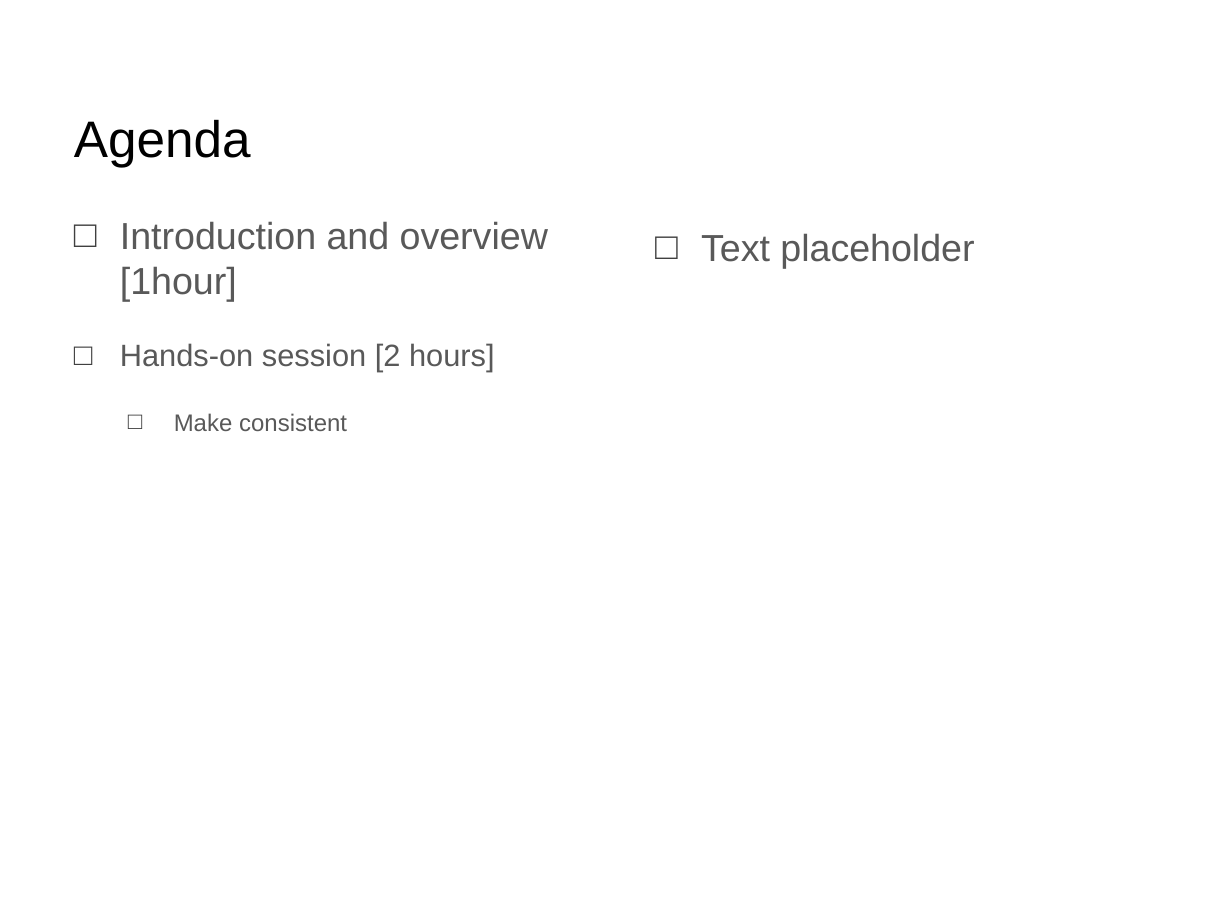
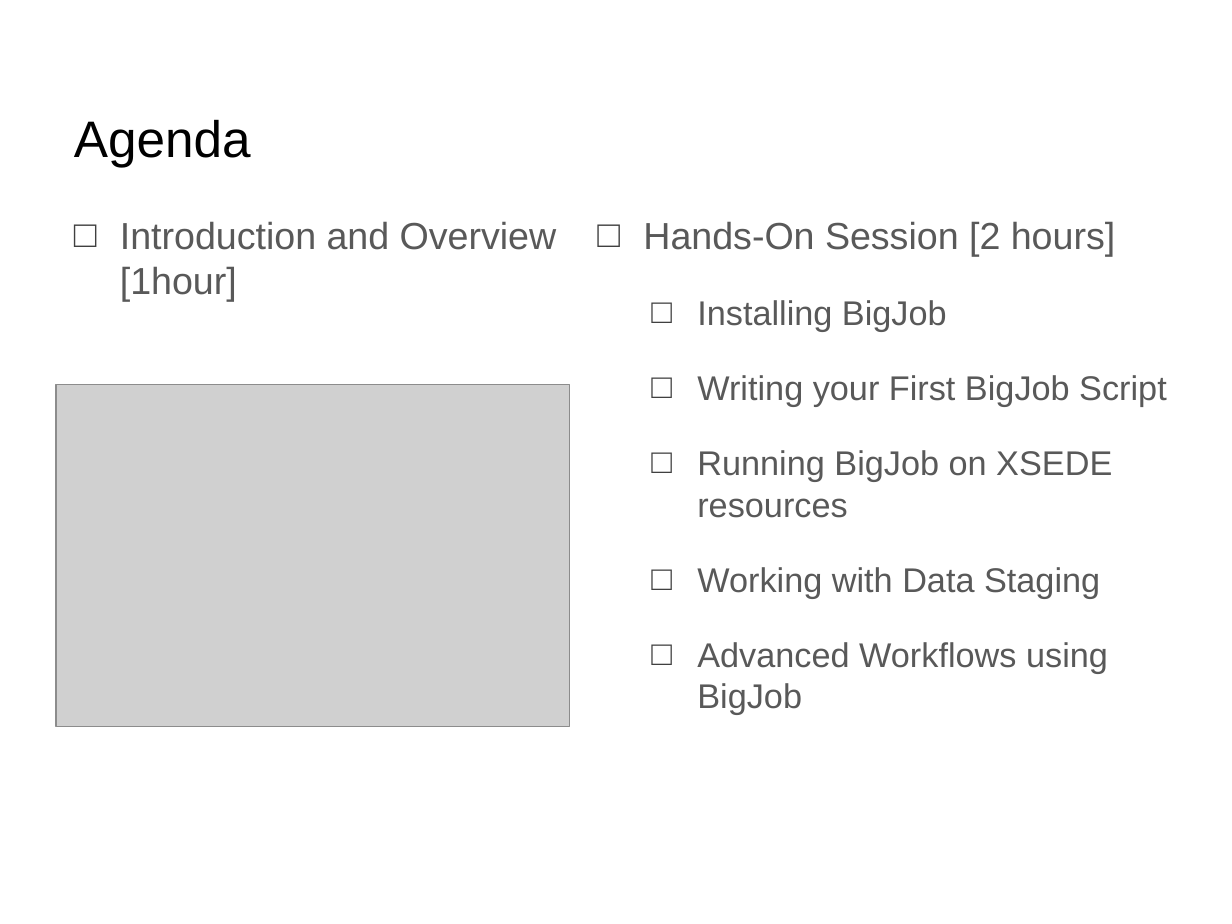
Before and after one commit to saga-project/presentations, a slide deck: slide 2 of Tutorials/2013-XSEDE-BigJob/BigJob-XSEDE-2013.pptx. Drawn at 1232x924 pixels with LibreOffice and Linux fonts; fonts in the diff are those of the drawing; grey boxes stand for pictures; background and template pictures are left out. Boxes give left, top, right and bottom in pixels: in the first picture for what was removed or moved away, otherwise in the second. Text is boxed around its words. In the diff, an @@ line names an element or a change of style, - is before the commit and + after.

```diff
--- a/Tutorials/2013-XSEDE-BigJob/BigJob-XSEDE-2013.pptx
+++ b/Tutorials/2013-XSEDE-BigJob/BigJob-XSEDE-2013.pptx
@@ text at bbox=[120, 221, 557, 301]: text changed @@
-□ Introduction and overview [1hour]
-□ Hands-on session [2 hours]
-  □ Make consistent
+□ Introduction and Overview [1hour]
@@ text added at bbox=[643, 221, 1167, 715], 20 pt, text #595959 @@
+□ Hands-On Session [2 hours]
+  □ Installing BigJob
+  □ Writing your First BigJob Script
+  □ Running BigJob on XSEDE resources
+  □ Working with Data Staging
+  □ Advanced Workflows using BigJob
@@ text removed at bbox=[701, 233, 974, 268] @@
-□ Text placeholder
@@ picture added at bbox=[55, 384, 569, 727] @@
```
Also in this commit, not shown: 1 other slide changed, 3 slides added, 1 other file.
